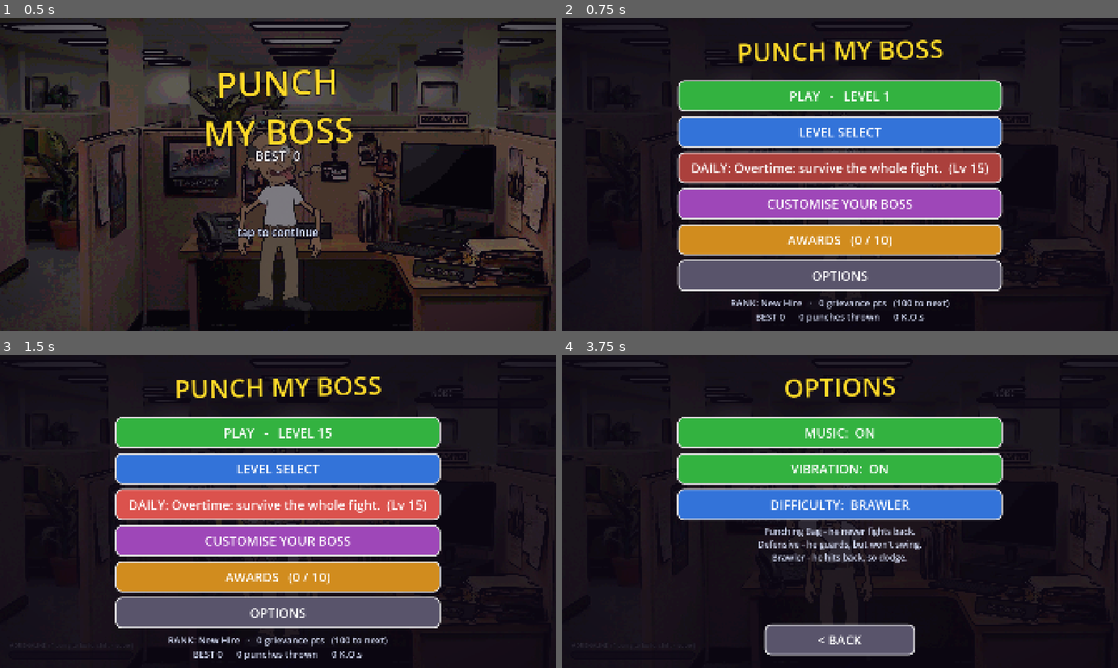
Above: before the commit, frames 1-4 (two rows, left to right).
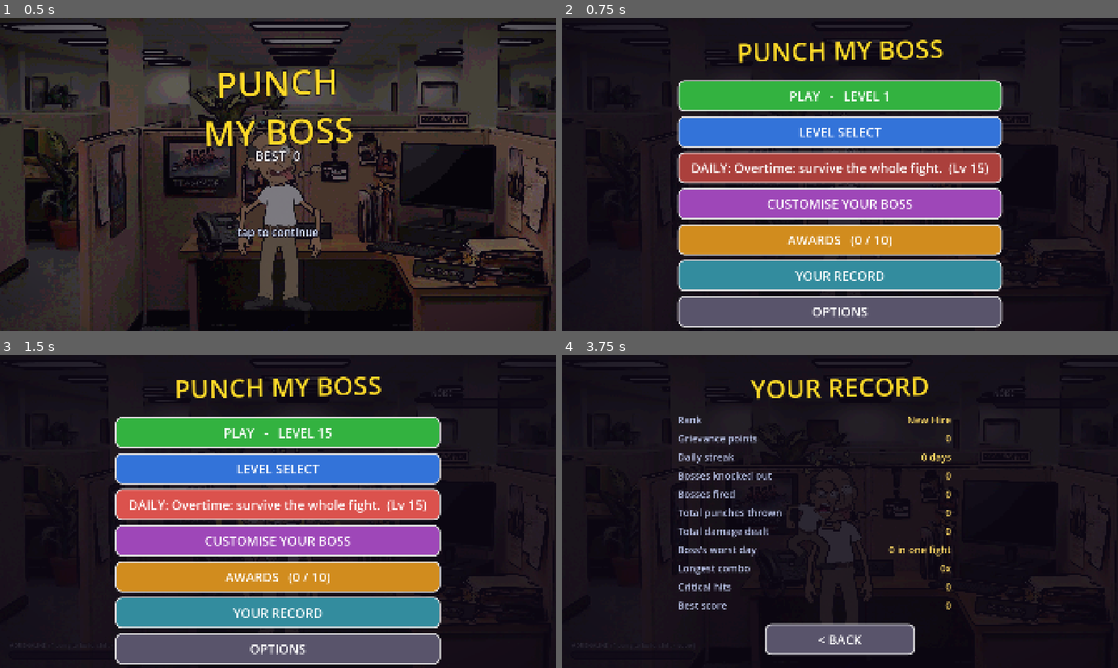
Above: after the commit, the same moments.

Repository: StaraxcreamTM/punch-my-boss-jun-14-2026
Game: Godot game, scene res://scenes/main.tscn
Same seed, same stepped clock (60 frames per second), same inputs: the game is played once before the commit and once after it.
Inputs (mouse positions are in pixels of both pictures, inside the frame that each line leads up to):
- Up to frame 1 (0.5 s): no input
- Up to frame 2 (0.75 s): tap Enter at 0.5 s; move the mouse to (962, 158) at 0.52 s; hold Right from 0.53 s (still down); tap B at 0.6 s; click (962, 158) at 0.67 s
- Up to frame 3 (1.5 s): tap Space at 0.77 s; release Right at 1.25 s; click "|| PAUSE" at 1.25 s
- Up to frame 4 (3.75 s): click (840, 611) at 2 s, where only the run after the commit has a clickable "YOUR RECORD"; click (840, 433) at 2.75 s, where only the run before the commit has a clickable "MUSIC: ON"; click (840, 433) at 3.5 s, where only the run before the commit has a clickable "MUSIC: OFF"

Frame 1 is identical in both runs. In frame 2, 11% of the frame differs, in the area x 20-80%, y 77-99%; in frame 3, 11%; in frame 4, 22%, in the area x 20-80%, y 6-97%.

Commit message:
v0.65: "Your Record" lifetime stats screen
A dedicated scoreboard off a new main-menu button: rank, grievance points,
streak, KOs, fires, total punches, total damage, boss's worst day (new stat -
most damage in one fight), longest combo, crits, best score. The worst-day
stat uses a per-fight accumulator reset at fight start, persisted under [stats].
Filmstrip-verified the menu button and the screen render with real data.

Co-Authored-By: Claude Opus 4.8 (1M context) <noreply@anthropic.com>

Diff:
--- a/game/scripts/main.gd
+++ b/game/scripts/main.gd
@@ -97,7 +97,7 @@
 const ROUND_HP_SCALE := 1.4
 
 # --- screens / phases ------------------------------------------------------
-enum Phase { TITLE, MENU, LEVELS, CUSTOMIZE, OPTIONS, AWARDS, PREFIGHT, FIGHT, GAMEOVER, VICTORY }
+enum Phase { TITLE, MENU, LEVELS, CUSTOMIZE, OPTIONS, AWARDS, STATS, PREFIGHT, FIGHT, GAMEOVER, VICTORY }
 var phase: int = Phase.TITLE
 var _screen: Control
 var _screen_dim: ColorRect
@@ -116,6 +116,8 @@
 var stat_kos: int = 0
 var stat_fired: int = 0
 var stat_best_combo: int = 0
+var stat_worst_day: int = 0        # most damage dealt to a boss in one fight
+var _fight_damage: int = 0         # running damage this fight, for worst_day
 var _score_shown: float = 0.0     # eased toward `score` so the readout rolls up
 # Gate on how fast punches can be thrown. Without it, mashing (or an
 # autoclicker) farmed unlimited combo and made the guard/tell/dodge loop
@@ -1086,6 +1088,8 @@
 	var dmg := maxf(1.0, roundf(base * combo_mul * (1.35 if frenzy > 0.0 else 1.0)))
 	_set_hp(hp - dmg)
 	stat_damage += int(dmg)
+	_fight_damage += int(dmg)
+	stat_worst_day = maxi(stat_worst_day, _fight_damage)
 	stat_best_combo = maxi(stat_best_combo, combo)
 	_spawn_text(impact + Vector2(randf_range(-20.0, 20.0), -50.0), str(int(dmg)),
 		64 if crit else 44, Color(1, 0.32, 0.21) if crit else Color(1, 1, 1))
@@ -2011,10 +2015,12 @@
 				3:
 					open_menu(Phase.AWARDS)
 				4:
+					open_menu(Phase.STATS)
+				5:
 					open_menu(Phase.OPTIONS)
 				_:
 					_on_play()
-		Phase.LEVELS, Phase.OPTIONS, Phase.AWARDS:
+		Phase.LEVELS, Phase.OPTIONS, Phase.AWARDS, Phase.STATS:
 			open_menu(Phase.MENU)
 		Phase.CUSTOMIZE:
 			# Exercise the cycle buttons before moving on.
@@ -2258,6 +2264,7 @@
 	stat_kos = int(cfg.get_value("stats", "kos", 0))
 	stat_fired = int(cfg.get_value("stats", "fired", 0))
 	stat_best_combo = int(cfg.get_value("stats", "best_combo", 0))
+	stat_worst_day = int(cfg.get_value("stats", "worst_day", 0))
 	_crit_total = int(cfg.get_value("stats", "crits", 0))
 	awards_earned.clear()
 	for id in cfg.get_value("awards", "earned", []):
@@ -2285,6 +2292,7 @@
 	cfg.set_value("stats", "kos", stat_kos)
 	cfg.set_value("stats", "fired", stat_fired)
 	cfg.set_value("stats", "best_combo", stat_best_combo)
+	cfg.set_value("stats", "worst_day", stat_worst_day)
 	cfg.set_value("stats", "crits", _crit_total)
 	cfg.set_value("awards", "earned", awards_earned.keys())
 	cfg.set_value("settings", "haptics", haptics_on)
@@ -2457,6 +2465,7 @@
 	_koing = false
 	_enraged = false
 	_hits_this_fight = 0
+	_fight_damage = 0
 	_reset_hazard()
 	_reset_counter()
 	_setup_pump()
@@ -3808,6 +3817,8 @@
 			_populate_options()
 		Phase.AWARDS:
 			_populate_awards()
+		Phase.STATS:
+			_populate_stats()
 
 func close_menu() -> void:
 	_menu.visible = false
@@ -3844,6 +3855,9 @@
 		Color(0.82, 0.55, 0.12))
 	aw.pressed.connect(func() -> void: open_menu(Phase.AWARDS))
 	_menu_rows.add_child(aw)
+	var stx := _menu_button("YOUR RECORD", Color(0.20, 0.55, 0.62))
+	stx.pressed.connect(func() -> void: open_menu(Phase.STATS))
+	_menu_rows.add_child(stx)
 	var op := _menu_button("OPTIONS", Color(0.35, 0.33, 0.42))
 	op.pressed.connect(func() -> void: open_menu(Phase.OPTIONS))
 	_menu_rows.add_child(op)
@@ -3976,6 +3990,44 @@
 		if got:
 			b.tooltip_text = String(a["desc"])
 		grid.add_child(b)
+
+func _populate_stats() -> void:
+	_menu_title.text = "YOUR RECORD"
+	_menu_rows.offset_top = 200.0
+	# The stress-relief scoreboard: lifetime totals that feed the fantasy
+	# directly. One card per stat, two columns.
+	var rows := [
+		["Rank", _rank_title()],
+		["Grievance points", "%d" % grievance_points],
+		["Daily streak", "%d day%s" % [daily_streak, "" if daily_streak == 1 else "s"]],
+		["Bosses knocked out", "%d" % stat_kos],
+		["Bosses fired", "%d" % stat_fired],
+		["Total punches thrown", "%d" % stat_punches],
+		["Total damage dealt", "%d" % stat_damage],
+		["Boss's worst day", "%d in one fight" % stat_worst_day],
+		["Longest combo", "%dx" % stat_best_combo],
+		["Critical hits", "%d" % _crit_total],
+		["Best score", "%d" % best_score],
+	]
+	var grid := GridContainer.new()
+	grid.columns = 2
+	grid.add_theme_constant_override("h_separation", 24)
+	grid.add_theme_constant_override("v_separation", 10)
+	_menu_rows.add_child(grid)
+	for r in rows:
+		var name_lbl := Label.new()
+		name_lbl.text = String(r[0])
+		name_lbl.add_theme_font_size_override("font_size", 34)
+		name_lbl.add_theme_color_override("font_color", Color(0.72, 0.76, 0.90))
+		name_lbl.custom_minimum_size = Vector2(560, 54)
+		grid.add_child(name_lbl)
+		var val_lbl := Label.new()
+		val_lbl.text = String(r[1])
+		val_lbl.add_theme_font_size_override("font_size", 34)
+		val_lbl.add_theme_color_override("font_color", Color(1.0, 0.86, 0.4))
+		val_lbl.horizontal_alignment = HORIZONTAL_ALIGNMENT_RIGHT
+		val_lbl.custom_minimum_size = Vector2(360, 54)
+		grid.add_child(val_lbl)
 
 func _populate_options() -> void:
 	_menu_title.text = "OPTIONS"
Not shown, changed: CHANGELOG-OVERNIGHT.md
